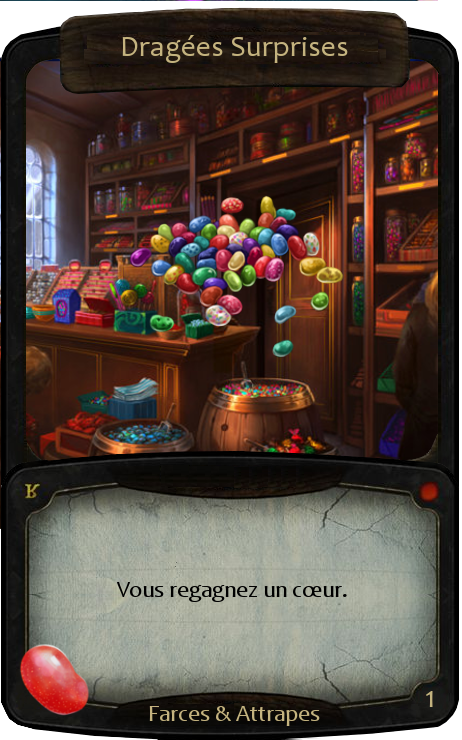
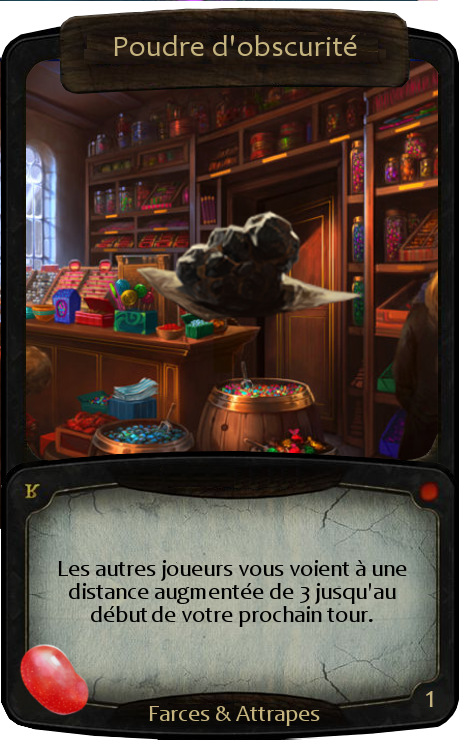
Layer changes from the first 462 x 740 image to the second:
added layer "Poudre d'obscurité" above "Dragées" over 134, 209, 365, 324
hid "Dragées" over 129, 195, 344, 358
renamed "Descripton" to "Dragées #1", hid it, moved it above "Poudre d'obscurité #1" over 117, 582, 347, 602
added layer "Poudre d'obscurité #1" above "Logo" over 58, 560, 407, 627
painted on "Titre" over 114, 35, 357, 63
